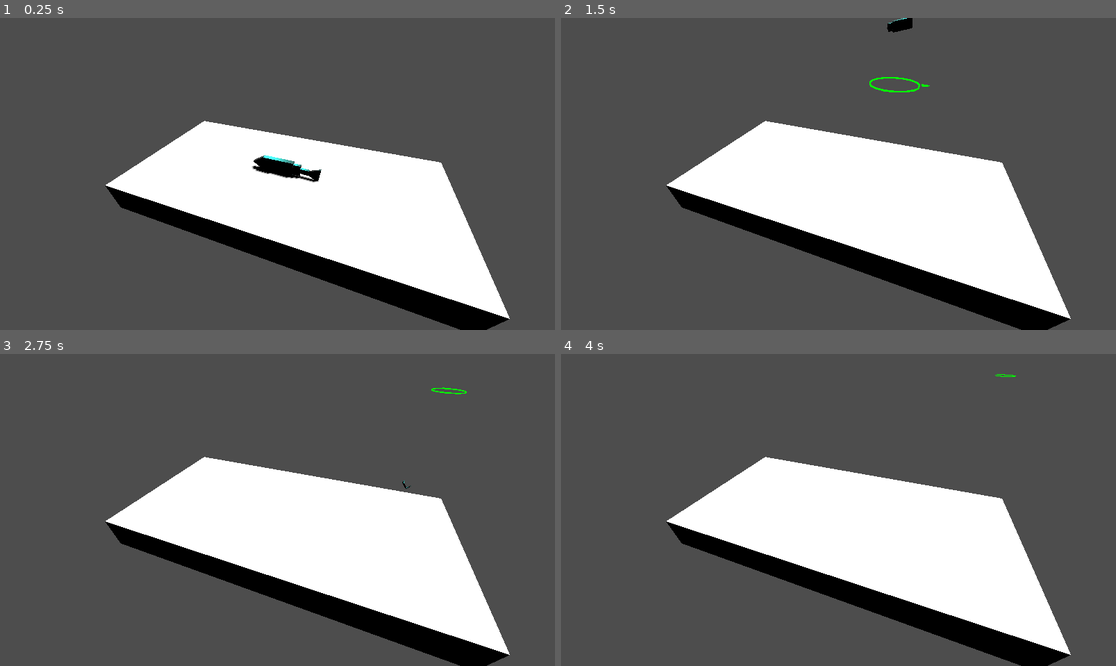
Above: before the commit, frames 1-4 (two rows, left to right).
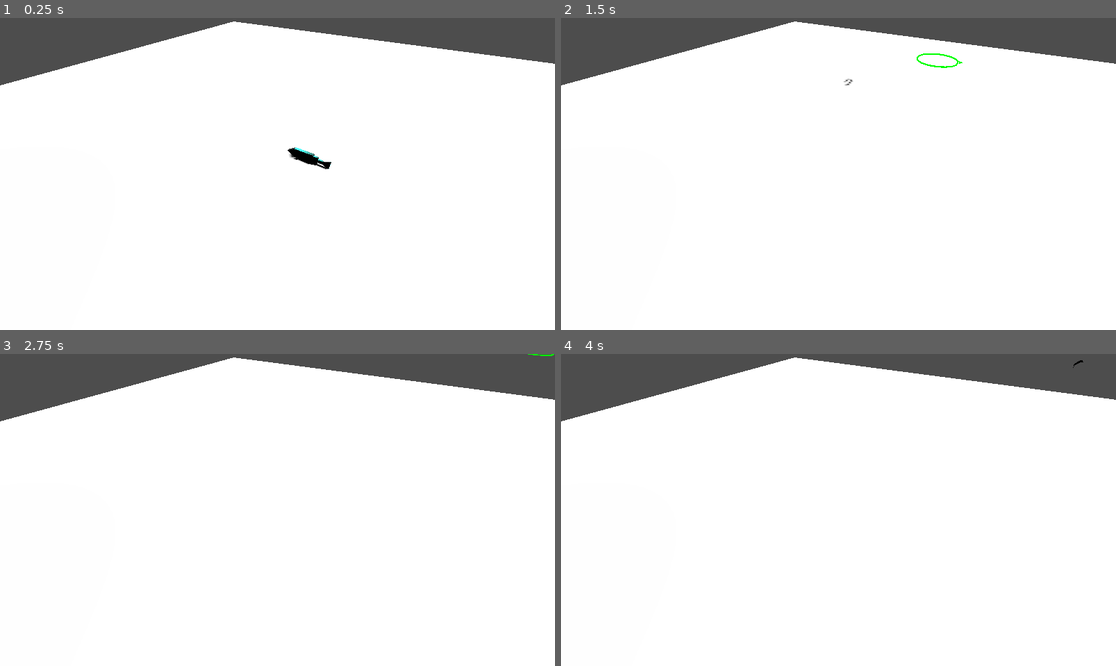
Above: after the commit, the same moments.

Repository: TatuArvela/flop
Game: Godot game, scene res://yee.tscn
Two runs of this game, one before a commit and one after it. Both use one fixed random seed, a clock stepped at 60 frames per second and the inputs below.
Inputs:
- Up to frame 1 (0.25 s): no input
- Up to frame 2 (1.5 s): tap Enter (ui_accept) at 0.5, 0.6, 0.77, 1.07, 1.35 s; hold Right (ui_right) 0.53-1.28 s; hold Down (ui_down) from 1.28 s (still down)
- Up to frame 3 (2.75 s): tap Enter (ui_accept) at 1.52, 1.82, 2.1 s; release Down (ui_down) at 2.03 s; hold Right (ui_right) from 2.03 s (still down)
- Up to frame 4 (4 s): release Right (ui_right) at 2.78 s; hold Up (ui_up) 2.78-3.53 s; tap Enter (ui_accept) at 2.85, 3.02, 3.32, 3.6, 3.77 s; hold Left (ui_left) from 3.53 s (still down)

The runs differ from the first frame. In frame 1, 70% of the frame differs, in the area x 0-100%, y 1-100%; in frame 2, 70%; in frame 3, 69%; in frame 4, 69%.

Commit message:
variable jump strength

Diff:
--- a/fisu.gd
+++ b/fisu.gd
@@ -1,13 +1,12 @@
 extends RigidBody3D
 
-
 @export var jump_direction_y = 2.5
-@export var jump_strength = 2.5
+@export var jump_force = 2.5
 @export var direction_marker_y = 0.0
 @export var turn_rate = 10.0
 
 @onready var body: Node3D = get_node("%Body")
-@onready var direction_marker: Node3D = get_node("%JumpDirectionMarker")
+@onready var direction_marker: JumpDirectionMarker = get_node("%JumpDirectionMarker")
 
 var direction: Vector2 = Vector2.RIGHT
 var target_direction: Vector2 = Vector2.RIGHT
@@ -32,6 +31,16 @@
 	direction_marker.global_rotation = Vector3.ZERO
 	direction_marker.global_rotation_degrees.y = rad_to_deg(new_angle)
 
+	if input_dir.length_squared() > 0 && Input.is_action_just_pressed("ui_accept"):
+		direction_marker.start_charge()
+
 	if input_dir.length_squared() > 0 && Input.is_action_just_released("ui_accept"):
+		var strength_percentage = direction_marker.stop_charge()
+		var min_strength = 0.5
+		var max_strength = 1.0
+		var strength = lerp(min_strength, max_strength, strength_percentage)
+
+		print("Strength: %s" % strength)
+
 		var jump_force_direction = Vector3(direction.x, jump_direction_y, direction.y)
-		self.apply_impulse(jump_force_direction * jump_strength)
+		self.apply_impulse(jump_force_direction * jump_force * strength)
--- a/fisu.tscn
+++ b/fisu.tscn
@@ -54,7 +54,6 @@
 transform = Transform3D(-4.37114e-08, 0, -1, 1, -4.37114e-08, -4.37114e-08, -4.37114e-08, -1, 1.91069e-15, 0, 0, 0)
 material_override = SubResource("StandardMaterial3D_75oda")
 mesh = SubResource("PrismMesh_tg84s")
-skeleton = NodePath("../../../root/@EditorNode@21310/@Panel@14/@VBoxContainer@15/DockHSplitLeftL/DockHSplitLeftR/DockHSplitMain/@VBoxContainer@26/DockVSplitCenter/@VSplitContainer@54/@VBoxContainer@55/@EditorMainScreen@102/MainScreen/@CanvasItemEditor@11479/@VSplitContainer@11131/@HSplitContainer@11133/@HSplitContainer@11135/@Control@11136/@SubViewportContainer@11137/@SubViewport@11138/SceneRoot/ConeTwistJoint3D")
 
 [node name="CollisionShape3D" type="CollisionShape3D" parent="Pää"]
 shape = SubResource("BoxShape3D_qp756")
@@ -75,13 +74,11 @@
 can_sleep = false
 continuous_cd = true
 script = ExtResource("1_y411k")
-jump_strength = 1.0
 direction_marker_y = 0.125
 
 [node name="Mesh" type="MeshInstance3D" parent="Body"]
 material_override = SubResource("StandardMaterial3D_75oda")
 mesh = SubResource("BoxMesh_75oda")
-skeleton = NodePath("../../../root/@EditorNode@21310/@Panel@14/@VBoxContainer@15/DockHSplitLeftL/DockHSplitLeftR/DockHSplitMain/@VBoxContainer@26/DockVSplitCenter/@VSplitContainer@54/@VBoxContainer@55/@EditorMainScreen@102/MainScreen/@CanvasItemEditor@11479/@VSplitContainer@11131/@HSplitContainer@11133/@HSplitContainer@11135/@Control@11136/@SubViewportContainer@11137/@SubViewport@11138/SceneRoot")
 
 [node name="CollisionShape3D" type="CollisionShape3D" parent="Body"]
 shape = SubResource("BoxShape3D_gty11")
@@ -104,7 +101,6 @@
 [node name="Mesh" type="MeshInstance3D" parent="Pyrstö1"]
 material_override = SubResource("StandardMaterial3D_75oda")
 mesh = SubResource("BoxMesh_etga3")
-skeleton = NodePath("../../../root/@EditorNode@21310/@Panel@14/@VBoxContainer@15/DockHSplitLeftL/DockHSplitLeftR/DockHSplitMain/@VBoxContainer@26/DockVSplitCenter/@VSplitContainer@54/@VBoxContainer@55/@EditorMainScreen@102/MainScreen/@CanvasItemEditor@11479/@VSplitContainer@11131/@HSplitContainer@11133/@HSplitContainer@11135/@Control@11136/@SubViewportContainer@11137/@SubViewport@11138/SceneRoot/ConeTwistJoint3D")
 
 [node name="CollisionShape3D" type="CollisionShape3D" parent="Pyrstö1"]
 shape = SubResource("BoxShape3D_q8ajn")
@@ -127,7 +123,6 @@
 [node name="Mesh" type="MeshInstance3D" parent="Pyrstö2"]
 material_override = SubResource("StandardMaterial3D_75oda")
 mesh = SubResource("BoxMesh_y411k")
-skeleton = NodePath("../../../root/@EditorNode@21310/@Panel@14/@VBoxContainer@15/DockHSplitLeftL/DockHSplitLeftR/DockHSplitMain/@VBoxContainer@26/DockVSplitCenter/@VSplitContainer@54/@VBoxContainer@55/@EditorMainScreen@102/MainScreen/@CanvasItemEditor@11479/@VSplitContainer@11131/@HSplitContainer@11133/@HSplitContainer@11135/@Control@11136/@SubViewportContainer@11137/@SubViewport@11138/SceneRoot/ConeTwistJoint3D")
 
 [node name="CollisionShape3D" type="CollisionShape3D" parent="Pyrstö2"]
 shape = SubResource("BoxShape3D_q8ajn")
@@ -151,7 +146,6 @@
 transform = Transform3D(-4.37114e-08, 0, -1, 1, -4.37114e-08, -4.37114e-08, -4.37114e-08, -1, 1.91069e-15, 0, 0, -0.00955796)
 material_override = SubResource("StandardMaterial3D_75oda")
 mesh = SubResource("PrismMesh_gty11")
-skeleton = NodePath("../../../root/@EditorNode@21310/@Panel@14/@VBoxContainer@15/DockHSplitLeftL/DockHSplitLeftR/DockHSplitMain/@VBoxContainer@26/DockVSplitCenter/@VSplitContainer@54/@VBoxContainer@55/@EditorMainScreen@102/MainScreen/@CanvasItemEditor@11479/@VSplitContainer@11131/@HSplitContainer@11133/@HSplitContainer@11135/@Control@11136/@SubViewportContainer@11137/@SubViewport@11138/SceneRoot/ConeTwistJoint3D")
 
 [node name="CollisionShape3D" type="CollisionShape3D" parent="Pyrstö3"]
 shape = SubResource("BoxShape3D_y411k")
--- /dev/null
+++ b/jump_direction_marker.gd
@@ -0,0 +1,14 @@
+class_name JumpDirectionMarker
+extends Node3D
+
+@onready var jump_strength_indicator: JumpStrengthIndicator = get_node("%Arrows")
+@onready var animations: AnimationPlayer = get_node("%Animations")
+
+func start_charge() -> void:
+	animations.play("charge")
+
+func stop_charge() -> float:
+	var progress = animations.current_animation_position / animations.current_animation_length
+	animations.play("idle")
+	jump_strength_indicator.strength = 0.0
+	return progress
--- a/jump_direction_marker.tscn
+++ b/jump_direction_marker.tscn
@@ -1,11 +1,11 @@
-[gd_scene load_steps=7 format=3 uid="uid://b47r3in2sppv6"]
+[gd_scene load_steps=9 format=3 uid="uid://b47r3in2sppv6"]
+
+[ext_resource type="PackedScene" uid="uid://dxc3p7gpgpbdx" path="res://jump_strength_indicator.tscn" id="1_3qcq8"]
+[ext_resource type="Script" uid="uid://crcxec4gllnlh" path="res://jump_direction_marker.gd" id="1_agqjr"]
 
 [sub_resource type="StandardMaterial3D" id="StandardMaterial3D_37mey"]
 shading_mode = 0
 albedo_color = Color(0, 1, 0, 1)
-
-[sub_resource type="PrismMesh" id="PrismMesh_y411k"]
-size = Vector3(0.1, 0.1, 0.01)
 
 [sub_resource type="TorusMesh" id="TorusMesh_y411k"]
 inner_radius = 0.3
@@ -15,6 +15,7 @@
 
 [sub_resource type="Animation" id="Animation_3qcq8"]
 length = 0.001
+step = 0.1
 tracks/0/type = "value"
 tracks/0/imported = false
 tracks/0/enabled = true
@@ -30,14 +31,43 @@
 tracks/1/type = "value"
 tracks/1/imported = false
 tracks/1/enabled = true
-tracks/1/path = NodePath("Arrow:position")
+tracks/1/path = NodePath("Arrows:position")
 tracks/1/interp = 1
 tracks/1/loop_wrap = true
 tracks/1/keys = {
 "times": PackedFloat32Array(0),
 "transitions": PackedFloat32Array(1),
 "update": 0,
-"values": [Vector3(0.388, 0, 0)]
+"values": [Vector3(0.35, 0, 0)]
+}
+tracks/2/type = "value"
+tracks/2/imported = false
+tracks/2/enabled = true
+tracks/2/path = NodePath("Arrows:strength")
+tracks/2/interp = 1
+tracks/2/loop_wrap = true
+tracks/2/keys = {
+"times": PackedFloat32Array(0),
+"transitions": PackedFloat32Array(1),
+"update": 0,
+"values": [0.0]
+}
+
+[sub_resource type="Animation" id="Animation_agqjr"]
+resource_name = "charge"
+loop_mode = 2
+step = 0.1
+tracks/0/type = "value"
+tracks/0/imported = false
+tracks/0/enabled = true
+tracks/0/path = NodePath("Arrows:strength")
+tracks/0/interp = 1
+tracks/0/loop_wrap = true
+tracks/0/keys = {
+"times": PackedFloat32Array(0, 1),
+"transitions": PackedFloat32Array(1, 1),
+"update": 0,
+"values": [0.0, 1.0]
 }
 
 [sub_resource type="Animation" id="Animation_37mey"]
@@ -60,32 +90,31 @@
 tracks/1/type = "value"
 tracks/1/imported = false
 tracks/1/enabled = true
-tracks/1/path = NodePath("Arrow:position")
+tracks/1/path = NodePath("Arrows:position")
 tracks/1/interp = 2
 tracks/1/loop_wrap = true
 tracks/1/keys = {
 "times": PackedFloat32Array(0, 0.25, 0.5),
 "transitions": PackedFloat32Array(1, 1, 1),
 "update": 0,
-"values": [Vector3(0.388, 0, 0), Vector3(0.45, 0, 0), Vector3(0.388, 0, 0)]
+"values": [Vector3(0.35, 0, 0), Vector3(0.385, 0, 0), Vector3(0.35, 0, 0)]
 }
 
 [sub_resource type="AnimationLibrary" id="AnimationLibrary_3qcq8"]
 _data = {
 &"RESET": SubResource("Animation_3qcq8"),
+&"charge": SubResource("Animation_agqjr"),
 &"idle": SubResource("Animation_37mey")
 }
 
 [node name="JumpDirectionMarker" type="Node3D"]
 physics_interpolation_mode = 2
+script = ExtResource("1_agqjr")
 
-[node name="Arrow" type="MeshInstance3D" parent="."]
-physics_interpolation_mode = 2
-transform = Transform3D(-4.37114e-08, 1, 4.37114e-08, 0, -4.37114e-08, 1, 1, 4.37114e-08, 1.91069e-15, 0.388, 0, 0)
-material_override = SubResource("StandardMaterial3D_37mey")
-cast_shadow = 0
-mesh = SubResource("PrismMesh_y411k")
-skeleton = NodePath("../Ring")
+[node name="Arrows" parent="." instance=ExtResource("1_3qcq8")]
+unique_name_in_owner = true
+transform = Transform3D(1, 0, 0, 0, 1, 0, 0, 0, 1, 0.35, 0, 0)
+arrow_size_increase = 0.2
 
 [node name="Ring" type="MeshInstance3D" parent="."]
 physics_interpolation_mode = 2
@@ -94,6 +123,7 @@
 mesh = SubResource("TorusMesh_y411k")
 
 [node name="Animations" type="AnimationPlayer" parent="."]
+unique_name_in_owner = true
 libraries = {
 &"": SubResource("AnimationLibrary_3qcq8")
 }
--- /dev/null
+++ b/jump_strength_indicator.gd
@@ -0,0 +1,39 @@
+@tool
+class_name JumpStrengthIndicator
+extends Node3D
+
+@onready var arrows: Array[Node3D] = [
+	get_node("Arrow"),
+	get_node("Arrow2"),
+	get_node("Arrow3"),
+	get_node("Arrow4"),
+]
+
+@export var arrow_size_increase = 0.1
+@export var arrow_spacing = 0.01
+
+@export var strength: float = 0.0:
+	get:
+		return strength
+	set(value):
+		strength = value
+		refresh()
+
+func refresh() -> void:
+	var strength_per_arrow = 1.0 / max(1, arrows.size())
+	var arrow_size = 0.05
+
+	var total_size = 0.0
+	for i in arrows.size():
+		var required_strength = i * strength_per_arrow
+		var is_strength_high_enough = strength >= required_strength
+
+		var arrow_scale_i = 1.0 + i * arrow_size_increase
+		arrows[i].scale = Vector3(arrow_scale_i, 1.0, arrow_scale_i)
+
+		arrows[i].visible = is_strength_high_enough
+		arrows[i].position.x = total_size
+		total_size += (arrow_size * arrow_scale_i) + arrow_spacing
+
+func _ready() -> void:
+	strength = 0
--- /dev/null
+++ b/jump_strength_indicator.tscn
@@ -0,0 +1,44 @@
+[gd_scene load_steps=4 format=3 uid="uid://dxc3p7gpgpbdx"]
+
+[ext_resource type="Script" uid="uid://dacjagjs8kpk2" path="res://jump_strength_indicator.gd" id="1_kksma"]
+
+[sub_resource type="StandardMaterial3D" id="StandardMaterial3D_37mey"]
+shading_mode = 0
+albedo_color = Color(0, 1, 0, 1)
+
+[sub_resource type="PrismMesh" id="PrismMesh_y411k"]
+size = Vector3(0.1, 0.05, 0.01)
+
+[node name="JumpStrengthIndicator" type="Node3D"]
+script = ExtResource("1_kksma")
+
+[node name="Arrow" type="MeshInstance3D" parent="."]
+physics_interpolation_mode = 2
+transform = Transform3D(-4.37114e-08, 1, 4.37114e-08, 0, -4.37114e-08, 1, 1, 4.37114e-08, 1.91069e-15, 0, 0, 0)
+material_override = SubResource("StandardMaterial3D_37mey")
+cast_shadow = 0
+mesh = SubResource("PrismMesh_y411k")
+
+[node name="Arrow2" type="MeshInstance3D" parent="."]
+physics_interpolation_mode = 2
+transform = Transform3D(-4.37114e-08, 1, 4.37114e-08, 0, -4.37114e-08, 1, 1, 4.37114e-08, 1.91069e-15, 0.06, 0, 0)
+visible = false
+material_override = SubResource("StandardMaterial3D_37mey")
+cast_shadow = 0
+mesh = SubResource("PrismMesh_y411k")
+
+[node name="Arrow3" type="MeshInstance3D" parent="."]
+physics_interpolation_mode = 2
+transform = Transform3D(-4.37114e-08, 1, 4.37114e-08, 0, -4.37114e-08, 1, 1, 4.37114e-08, 1.91069e-15, 0.12, 0, 0)
+visible = false
+material_override = SubResource("StandardMaterial3D_37mey")
+cast_shadow = 0
+mesh = SubResource("PrismMesh_y411k")
+
+[node name="Arrow4" type="MeshInstance3D" parent="."]
+physics_interpolation_mode = 2
+transform = Transform3D(-4.37114e-08, 1, 4.37114e-08, 0, -4.37114e-08, 1, 1, 4.37114e-08, 1.91069e-15, 0.18, 0, 0)
+visible = false
+material_override = SubResource("StandardMaterial3D_37mey")
+cast_shadow = 0
+mesh = SubResource("PrismMesh_y411k")
--- a/yee.tscn
+++ b/yee.tscn
@@ -3,12 +3,12 @@
 [ext_resource type="PackedScene" uid="uid://cxcfsh1y3h63f" path="res://fisu.tscn" id="1_etga3"]
 
 [sub_resource type="BoxMesh" id="BoxMesh_4274j"]
-size = Vector3(1, 0.2, 2)
+size = Vector3(10, 0.2, 10)
 subdivide_width = 2
 subdivide_depth = 4
 
 [sub_resource type="BoxShape3D" id="BoxShape3D_etga3"]
-size = Vector3(1, 0.2, 2)
+size = Vector3(10, 0.2, 10)
 
 [node name="SceneRoot" type="Node3D"]
 
@@ -16,7 +16,6 @@
 
 [node name="Mesh" type="MeshInstance3D" parent="Lattia"]
 mesh = SubResource("BoxMesh_4274j")
-skeleton = NodePath("../../root/@EditorNode@22333/@Panel@14/@VBoxContainer@15/DockHSplitLeftL/DockHSplitLeftR/DockHSplitMain/@VBoxContainer@26/DockVSplitCenter/@VSplitContainer@54/@VBoxContainer@55/@EditorMainScreen@102/MainScreen/@CanvasItemEditor@11479/@VSplitContainer@11131/@HSplitContainer@11133/@HSplitContainer@11135/@Control@11136/@SubViewportContainer@11137/@SubViewport@11138/SceneRoot")
 
 [node name="CollisionShape3D" type="CollisionShape3D" parent="Lattia"]
 shape = SubResource("BoxShape3D_etga3")
@@ -25,7 +24,7 @@
 transform = Transform3D(1, 0, 0, 0, 1, 0, 0, 0, 1, 0, 0.212672, 0)
 
 [node name="Camera3D" type="Camera3D" parent="."]
-transform = Transform3D(0.347754, 0.587559, -0.730645, -1.49012e-08, 0.779283, 0.626672, 0.937586, -0.217928, 0.270999, -1.00395, 0.939589, 0.320472)
+transform = Transform3D(0.509042, 0.621249, -0.595757, 0, 0.692143, 0.72176, 0.860742, -0.367406, 0.35233, -1.442, 1.471, 0.505)
 
 [node name="DirectionalLight3D" type="DirectionalLight3D" parent="."]
 transform = Transform3D(0.792471, -0.521265, 0.31666, 0, 0.519191, 0.854658, -0.60991, -0.677292, 0.411444, 0.402517, 2.94438, 0.748134)
Not shown, added: jump_direction_marker.gd.uid
Not shown, added: jump_strength_indicator.gd.uid
Not shown, changed: .gitignore
